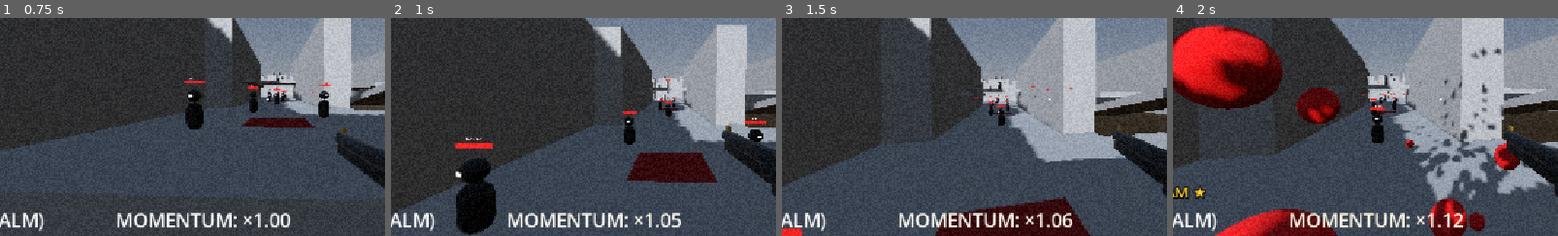
Above: before the commit, frames 1-4 (left to right).
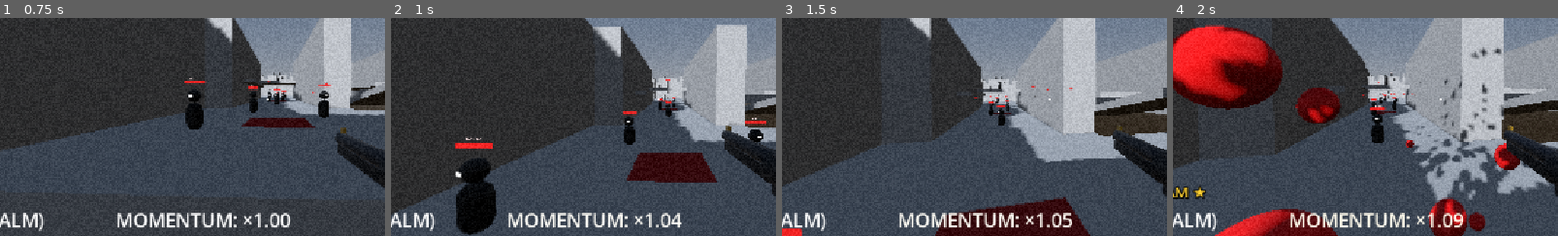
Above: after the commit, the same moments.

Repository: ggou3/voidkill
Game: Godot game, scene res://test_arena.tscn
Two runs of this game, one before a commit and one after it. Both use one fixed random seed, a clock stepped at 60 frames per second and the inputs below. This scene is started directly instead of the project's main scene.
Inputs (mouse positions are % of the whole screen's width and height, from its top left):
- Up to frame 1 (0.75 s): tap Enter at 0.5 s; move the mouse to (49, 52) at 0.52 s; hold W (move_forward) from 0.53 s (still down); hold C (slam) from 0.53 s (still down)
- Up to frame 2 (1 s): keep holding W (move_forward); keep holding C (slam); tap Space (jump) at 0.77, 0.8 s
- Up to frame 3 (1.5 s): keep holding W (move_forward); tap Space (jump) at 1.07, 1.35 s; move the mouse to (58, 51) at 1.27 s; release C (slam) at 1.28 s
- Up to frame 4 (2 s): keep holding W (move_forward); tap Space (jump) at 1.52, 1.82 s; tap C (slam) at 1.55 s
The pictures show only the part of the screen within x 15-65%, y 31-81%; the shares and areas given below are measured in that part.

Frame 1 is identical in both runs. In frame 2, 0.1% of the frame differs, in the area x 72-76%, y 89-97%; in frame 3, less than 0.1%; in frame 4, 0.3%, in the area x 69-76%, y 89-97%.

Commit message:
Tune combat momentum growth rates (blood surf 0.04/s, bhop 0.04, air 0.015/s)

Diff:
--- a/player.gd
+++ b/player.gd
@@ -228,7 +228,7 @@
 		var blood_surf = is_sliding and is_on_blood
 		blood_buff_label.visible = blood_surf
 		if blood_surf:
-			blood_buff_label.text = "★ BLOOD SURF (MOMENTUM +5%) ★"
+			blood_buff_label.text = "★ BLOOD SURF (MOMENTUM +4%) ★"
 
 	if post_process_rect and post_process_rect.material:
 		post_process_rect.material.set_shader_parameter("player_speed", current_speed)
@@ -465,7 +465,7 @@
 			time_on_ground = 0.0
 			prev_air_time = 0.0
 			if skills and skills.has_method("add_combat_momentum"):
-				skills.add_combat_momentum(0.05)
+				skills.add_combat_momentum(0.04)
 
 		coyote_timer = 0.0
 		jump_buffer_timer = 0.0
--- a/skill_manager.gd
+++ b/skill_manager.gd
@@ -99,16 +99,16 @@
 	# Combat Momentum: источники роста в реальном времени
 	var gained_momentum_continuous: bool = false
 	if is_instance_valid(player):
-		# 1. Активный кровавый сёрф (слайд по луже крови): +0.05 к моментуму/сек
+		# 1. Активный кровавый сёрф (слайд по луже крови): +0.04 к моментуму/сек
 		if player.is_sliding and player.is_on_blood:
-			add_combat_momentum(0.05 * delta)
+			add_combat_momentum(0.04 * delta)
 			gained_momentum_continuous = true
 
-		# 2. Нахождение в воздухе на высокой скорости (не coyote-time, скорость >= WALK_SPEED): +0.02 к моментуму/сек
+		# 2. Нахождение в воздухе на высокой скорости (не coyote-time, скорость >= WALK_SPEED): +0.015 к моментуму/сек
 		var horiz_spd = Vector2(player.velocity.x, player.velocity.z).length()
 		var in_air_speed = not player.is_on_floor() and player.coyote_timer <= 0.0 and horiz_spd >= player.WALK_SPEED
 		if in_air_speed:
-			add_combat_momentum(0.02 * delta)
+			add_combat_momentum(0.015 * delta)
 			gained_momentum_continuous = true
 
 	if not gained_momentum_continuous:
Not shown, changed: DESIGN.md
